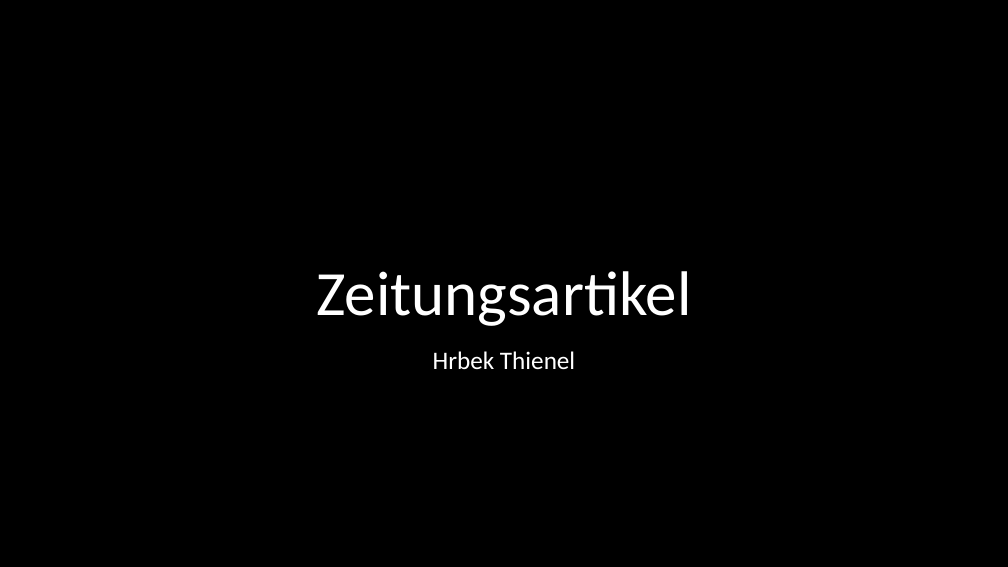
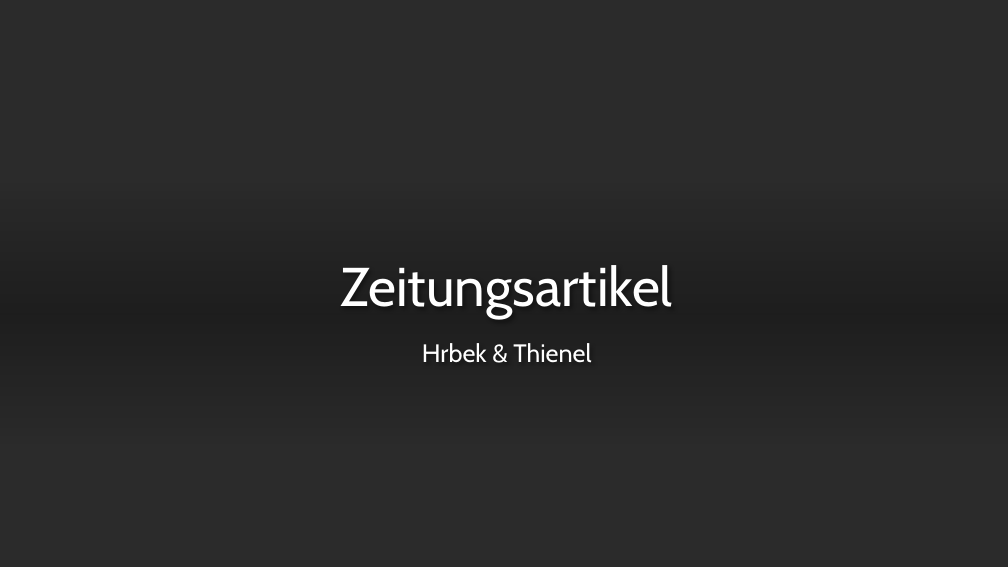
Before and after one commit to Matz21X/2023_24_4BHITS, a slide deck: slide 1 of WIR/Wirtschaft/Zeitungsartikel.pptx. Drawn at 1008x567 pixels with LibreOffice and Linux fonts; fonts in the diff are those of the drawing; background and template pictures are left out; a plain dark background stands for a picture behind light text. Boxes give left, top, right and bottom in pixels: in the first picture for what was removed or moved away, otherwise in the second. Text is boxed around its words. In the diff, an @@ line names an element or a change of style, - is before the commit and + after.

```diff
--- a/WIR/Wirtschaft/Zeitungsartikel.pptx
+++ b/WIR/Wirtschaft/Zeitungsartikel.pptx
@@ rectangle added at <box>0,0,1008,567</box>, fill #FFFFFF @@
@@ title "Zeitungsartikel": place and size @@
-title "Zeitungsartikel" at <box>316,271,691,326</box>
+title "Zeitungsartikel" at <box>340,265,673,318</box>
@@ title "Zeitungsartikel" at <box>340,265,673,318</box>: size 60 to 52 pt, font Calibri to Cabin @@
@@ rectangle added at <box>0,182,1008,444</box>, fill gradient #000000 @@
@@ subtitle at <box>422,343,591,363</box>: text changed; font Calibri to Cabin @@
-Hrbek Thienel
+Hrbek & Thienel
```
Also in this commit, not shown: 1 other slide changed, 3 slides added, 2 other files.
